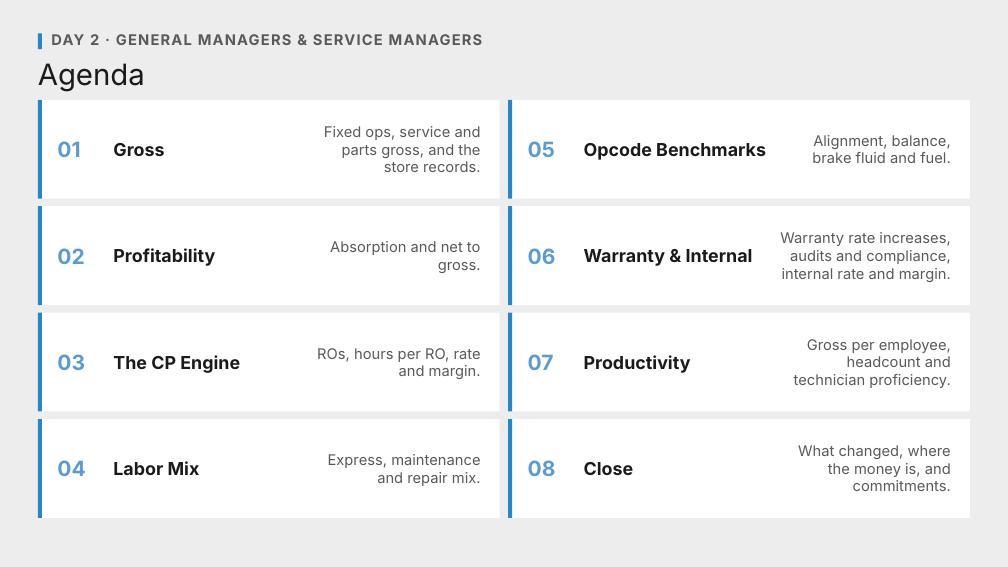
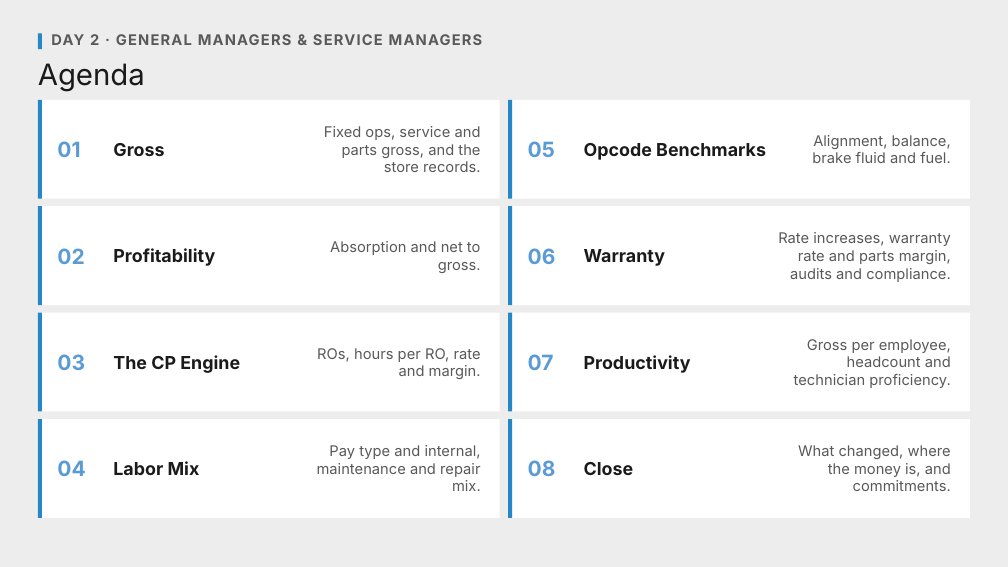
Before and after one commit to Ndresner/Noah, a slide deck: slide 2 of day2-deck/decks/Fixed Ops - Day 2 Example Test Deck.pptx. Drawn at 1008x567 pixels with LibreOffice and Linux fonts; fonts in the diff are those of the drawing. Boxes give left, top, right and bottom in pixels: in the first picture for what was removed or moved away, otherwise in the second. Text is boxed around its words. In the diff, an @@ line names an element or a change of style, - is before the commit and + after.

```diff
--- a/day2-deck/decks/Fixed Ops - Day 2 Example Test Deck.pptx
+++ b/day2-deck/decks/Fixed Ops - Day 2 Example Test Deck.pptx
@@ text at bbox=[778, 232, 951, 282]: text changed @@
-Warranty rate increases, audits and compliance, internal rate and margin.
+Rate increases, warranty rate and parts margin, audits and compliance.
@@ text at bbox=[584, 249, 666, 266]: text changed @@
-Warranty & Internal
+Warranty
@@ text at bbox=[317, 445, 481, 491]: text changed @@
-Express, maintenance and repair mix.
+Pay type and internal, maintenance and repair mix.
```
Also in this commit, not shown: 28 other slides changed, 12 other files.
